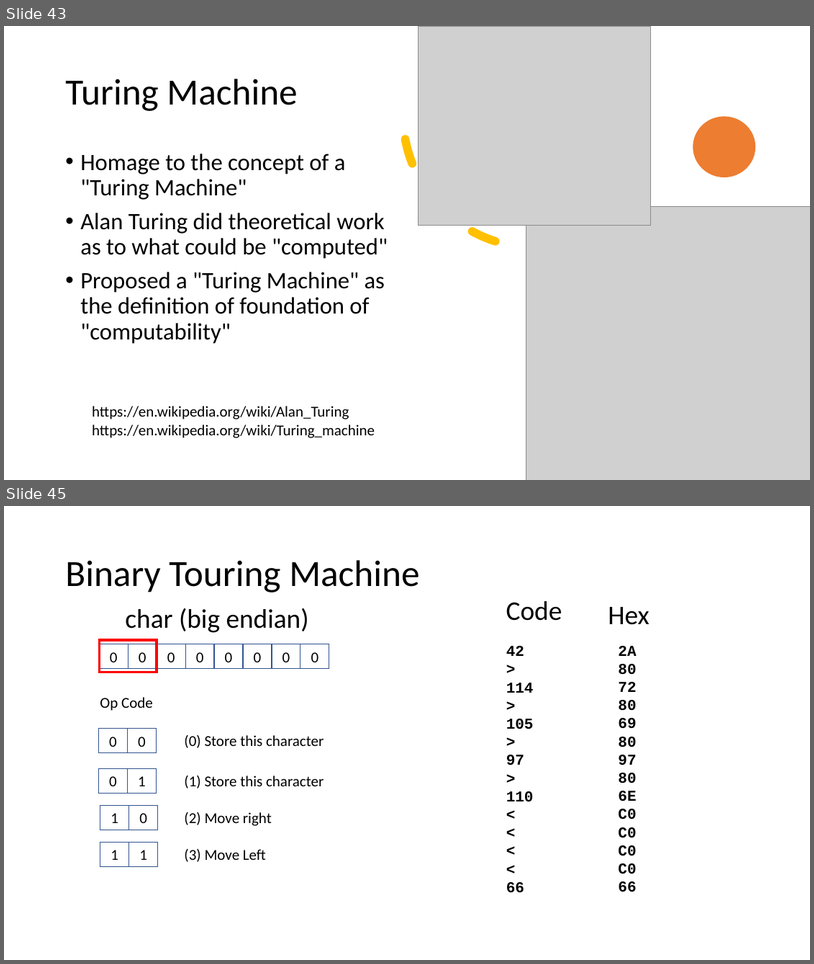
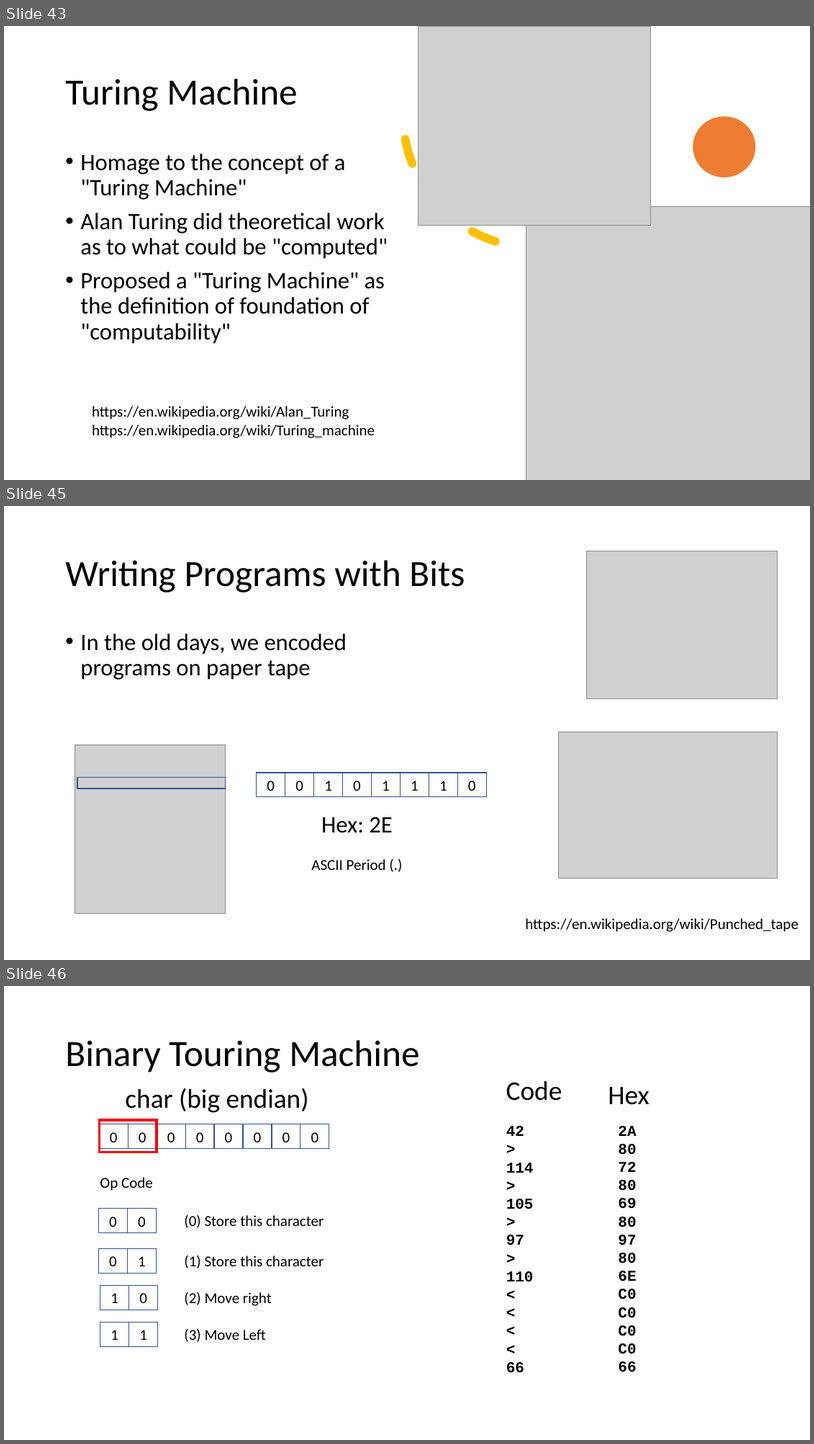
Before and after one commit to csev/cc4e, a slide deck: lectures/old/KR-6-Max.pptx. Shown one above the other, each under a label of ours: slides 43 and 45 before the commit, slides 43, 45 and 46 after it; the slides between them are not shown. The pictures are 814x964 and 814x1444 pixels, drawn with LibreOffice and Linux fonts; fonts in the diff are those of the drawing; grey boxes stand for pictures. Boxes give left, top, right and bottom in pixels: in the first picture for what was removed or moved away, otherwise in the second. Text is boxed around its words. In the diff, an @@ line names an element or a change of style, - is before the commit and + after.

Commit message:
Add paper tapes

```diff
--- a/lectures/old/KR-6-Max.pptx
+++ b/lectures/old/KR-6-Max.pptx
@@ slide 45 added at (4,506,810,960), background #FFFFFF @@
@@ title added at (65,560,465,592), 44 pt, text #000000 @@
+Writing Programs with Bits
@@ picture added at (586,551,778,698) @@
@@ text added at (80,633,347,680), 28 pt, text #000000 @@
+• In the old days, we encoded programs on paper tape
@@ picture added at (559,731,778,878) @@
@@ picture added at (75,744,225,913) @@
@@ rectangle added at (77,777,226,788), outline #325491 1 pt @@
@@ rectangle added at (257,772,286,796), outline #325491 1 pt, 18 pt, text #000000 @@
+0
@@ rectangle added at (286,772,314,796), outline #325491 1 pt, 18 pt, text #000000 @@
+0
@@ rectangle added at (314,772,343,796), outline #325491 1 pt, 18 pt, text #000000 @@
+1
@@ rectangle added at (343,772,372,796), outline #325491 1 pt, 18 pt, text #000000 @@
+0
@@ rectangle added at (372,772,401,796), outline #325491 1 pt, 18 pt, text #000000 @@
+1
@@ rectangle added at (400,772,430,796), outline #325491 1 pt, 18 pt, text #000000 @@
+1
@@ rectangle added at (430,772,458,796), outline #325491 1 pt, 18 pt, text #000000 @@
+1
@@ rectangle added at (458,772,486,796), outline #325491 1 pt, 18 pt, text #000000 @@
+0
@@ text added at (311,816,392,870), 18 pt, text #000000 @@
+Hex: 2E
+ASCII Period (.)
@@ text added at (525,918,799,932), 18 pt, text #000000 @@
+https://en.wikipedia.org/wiki/Punched_tape
@@ what was slide 45 is now slide 46 @@
```
Also in this commit, not shown: 1 slide changed, 2 other files.
